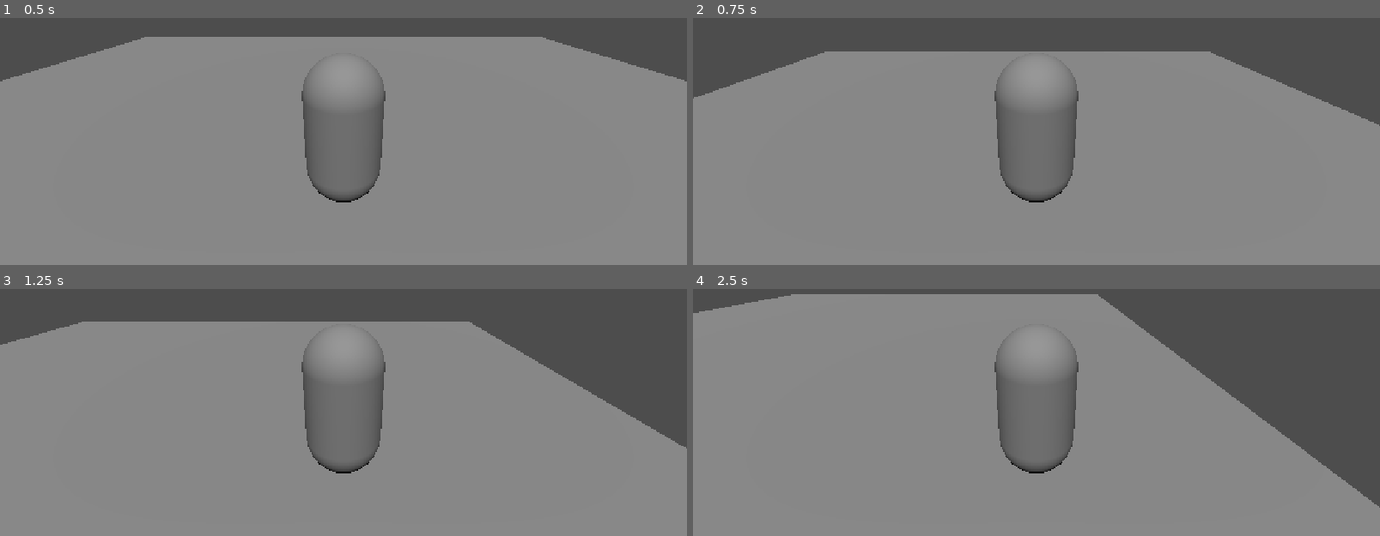
Above: before the commit, frames 1-4 (two rows, left to right).
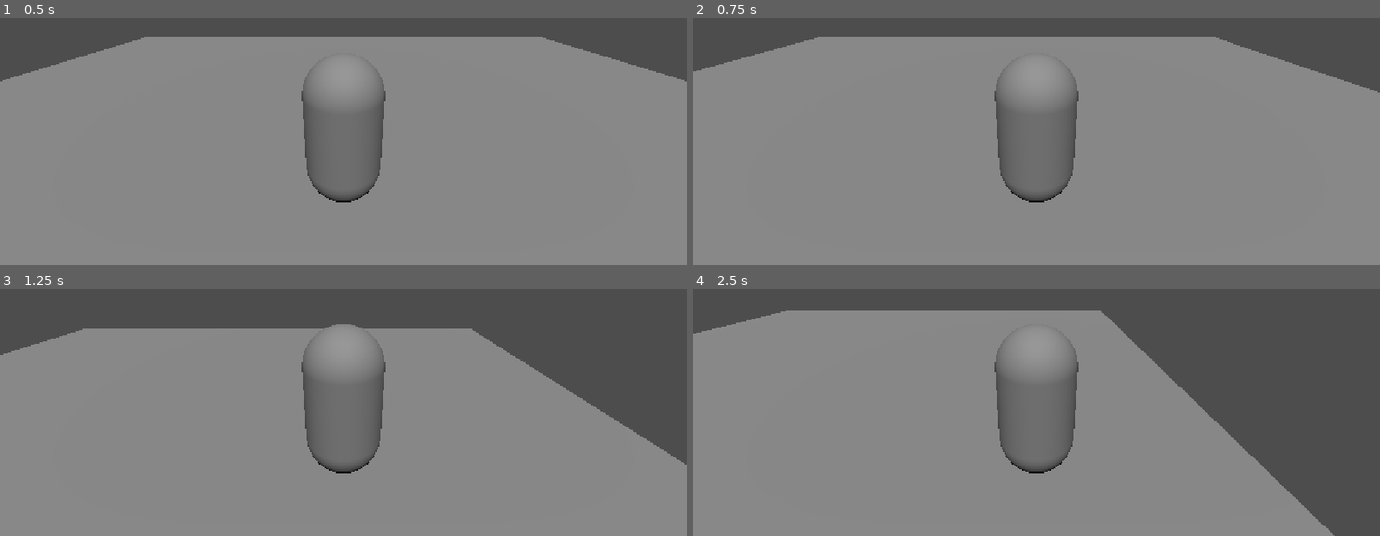
Above: after the commit, the same moments.

Repository: VioletUnderscore/coastline-game
Game: Godot game, scene res://scenes/levels/test_level.tscn
Same seed, same stepped clock (60 frames per second), same inputs: the game is played once before the commit and once after it.
Inputs:
- Up to frame 1 (0.5 s): no input
- Up to frame 2 (0.75 s): tap Enter (ui_accept) at 0.5, 0.6 s; hold Right (ui_right) from 0.53 s (still down)
- Up to frame 3 (1.25 s): keep holding Right (ui_right); tap Space (jump, bound only after the commit) at 0.77, 1.07 s; tap W (movefront, bound only after the commit) at 0.8 s
- Up to frame 4 (2.5 s): release Right (ui_right) at 1.28 s; hold Down (ui_down) 1.28-2.03 s; tap W (movefront, bound only after the commit) at 1.35 s; tap Space (jump, bound only after the commit) at 1.52, 1.55, 1.82, 2.1 s; hold Right (ui_right) from 2.03 s (still down); tap Enter (ui_accept) at 2.3 s

Frame 1 is identical in both runs. In frame 2, 7.4% of the frame differs, in the area x 0-100%, y 7-44%; in frame 3, 3.4%; in frame 4, 10%, in the area x 0-100%, y 2-100%.

Commit message:
friggindiditbcimawesome
didit

Diff:
--- a/project.godot
+++ b/project.godot
@@ -20,6 +20,38 @@
 window/stretch/mode="canvas_items"
 window/stretch/aspect="expand"
 
+[input]
+
+jump={
+"deadzone": 0.2,
+"events": [Object(InputEventKey,"resource_local_to_scene":false,"resource_name":"","device":-1,"window_id":0,"alt_pressed":false,"shift_pressed":false,"ctrl_pressed":false,"meta_pressed":false,"pressed":false,"keycode":0,"physical_keycode":32,"key_label":0,"unicode":32,"location":0,"echo":false,"script":null)
+]
+}
+moveleft={
+"deadzone": 0.2,
+"events": [Object(InputEventKey,"resource_local_to_scene":false,"resource_name":"","device":-1,"window_id":0,"alt_pressed":false,"shift_pressed":false,"ctrl_pressed":false,"meta_pressed":false,"pressed":false,"keycode":0,"physical_keycode":65,"key_label":0,"unicode":97,"location":0,"echo":false,"script":null)
+, Object(InputEventKey,"resource_local_to_scene":false,"resource_name":"","device":-1,"window_id":0,"alt_pressed":false,"shift_pressed":false,"ctrl_pressed":false,"meta_pressed":false,"pressed":false,"keycode":0,"physical_keycode":4194319,"key_label":0,"unicode":0,"location":0,"echo":false,"script":null)
+]
+}
+moveright={
+"deadzone": 0.2,
+"events": [Object(InputEventKey,"resource_local_to_scene":false,"resource_name":"","device":-1,"window_id":0,"alt_pressed":false,"shift_pressed":false,"ctrl_pressed":false,"meta_pressed":false,"pressed":false,"keycode":0,"physical_keycode":68,"key_label":0,"unicode":100,"location":0,"echo":false,"script":null)
+, Object(InputEventKey,"resource_local_to_scene":false,"resource_name":"","device":-1,"window_id":0,"alt_pressed":false,"shift_pressed":false,"ctrl_pressed":false,"meta_pressed":false,"pressed":false,"keycode":0,"physical_keycode":4194321,"key_label":0,"unicode":0,"location":0,"echo":false,"script":null)
+]
+}
+movefront={
+"deadzone": 0.2,
+"events": [Object(InputEventKey,"resource_local_to_scene":false,"resource_name":"","device":-1,"window_id":0,"alt_pressed":false,"shift_pressed":false,"ctrl_pressed":false,"meta_pressed":false,"pressed":false,"keycode":0,"physical_keycode":87,"key_label":0,"unicode":119,"location":0,"echo":false,"script":null)
+, Object(InputEventKey,"resource_local_to_scene":false,"resource_name":"","device":-1,"window_id":0,"alt_pressed":false,"shift_pressed":false,"ctrl_pressed":false,"meta_pressed":false,"pressed":false,"keycode":0,"physical_keycode":4194320,"key_label":0,"unicode":0,"location":0,"echo":false,"script":null)
+]
+}
+moveback={
+"deadzone": 0.2,
+"events": [Object(InputEventKey,"resource_local_to_scene":false,"resource_name":"","device":-1,"window_id":0,"alt_pressed":false,"shift_pressed":false,"ctrl_pressed":false,"meta_pressed":false,"pressed":false,"keycode":0,"physical_keycode":83,"key_label":0,"unicode":115,"location":0,"echo":false,"script":null)
+, Object(InputEventKey,"resource_local_to_scene":false,"resource_name":"","device":-1,"window_id":0,"alt_pressed":false,"shift_pressed":false,"ctrl_pressed":false,"meta_pressed":false,"pressed":false,"keycode":0,"physical_keycode":4194322,"key_label":0,"unicode":0,"location":0,"echo":false,"script":null)
+]
+}
+
 [physics]
 
 3d/physics_engine="Jolt Physics"
--- a/scripts/character_body_3d.gd
+++ b/scripts/character_body_3d.gd
@@ -11,12 +11,12 @@
 		velocity += get_gravity() * delta
 
 	# Handle jump.
-	if Input.is_action_just_pressed("ui_accept") and is_on_floor():
+	if Input.is_action_just_pressed("jump") and is_on_floor():
 		velocity.y = JUMP_VELOCITY
 
 	# Get the input direction and handle the movement/deceleration.
 	# As good practice, you should replace UI actions with custom gameplay actions.
-	var input_dir := Input.get_vector("ui_left", "ui_right", "ui_up", "ui_down")
+	var input_dir := Input.get_vector("moveleft", "moveright", "movefront", "moveback")
 	var direction := (transform.basis * Vector3(input_dir.x, 0, input_dir.y)).normalized()
 	if direction:
 		velocity.x = direction.x * SPEED
